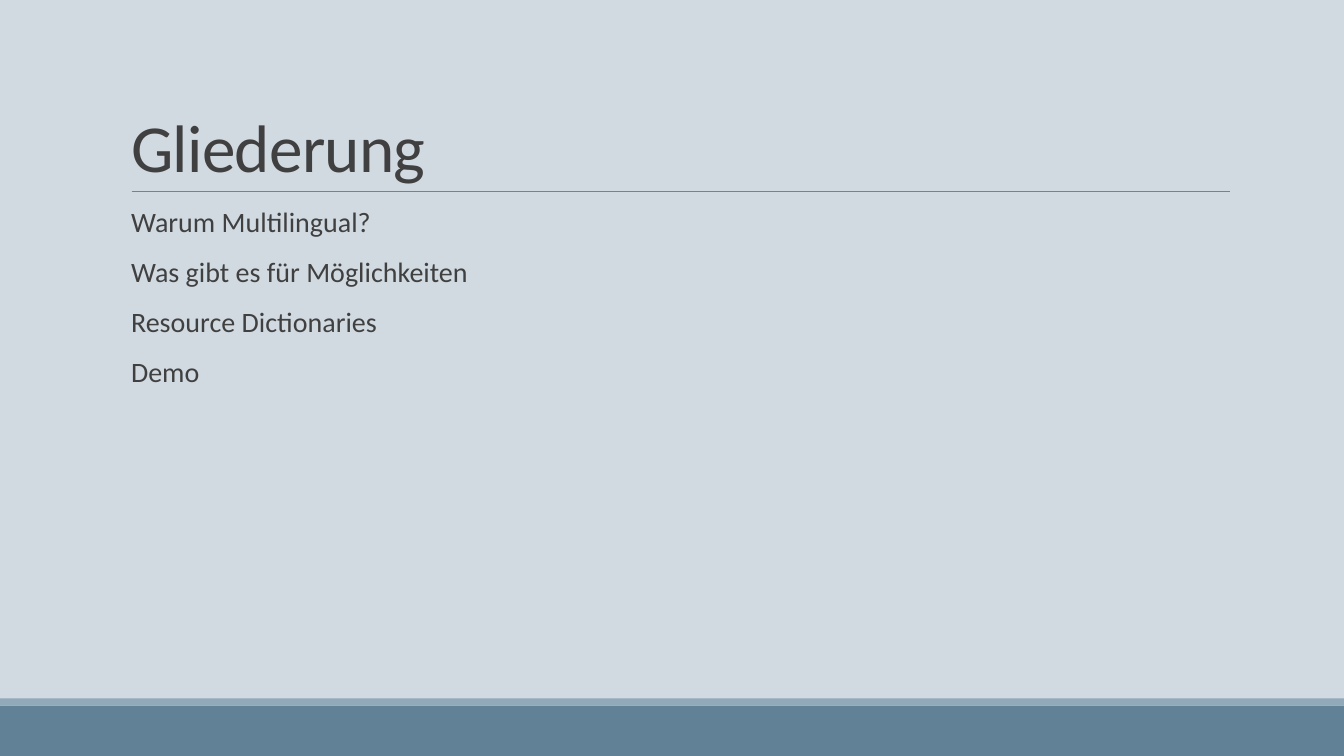
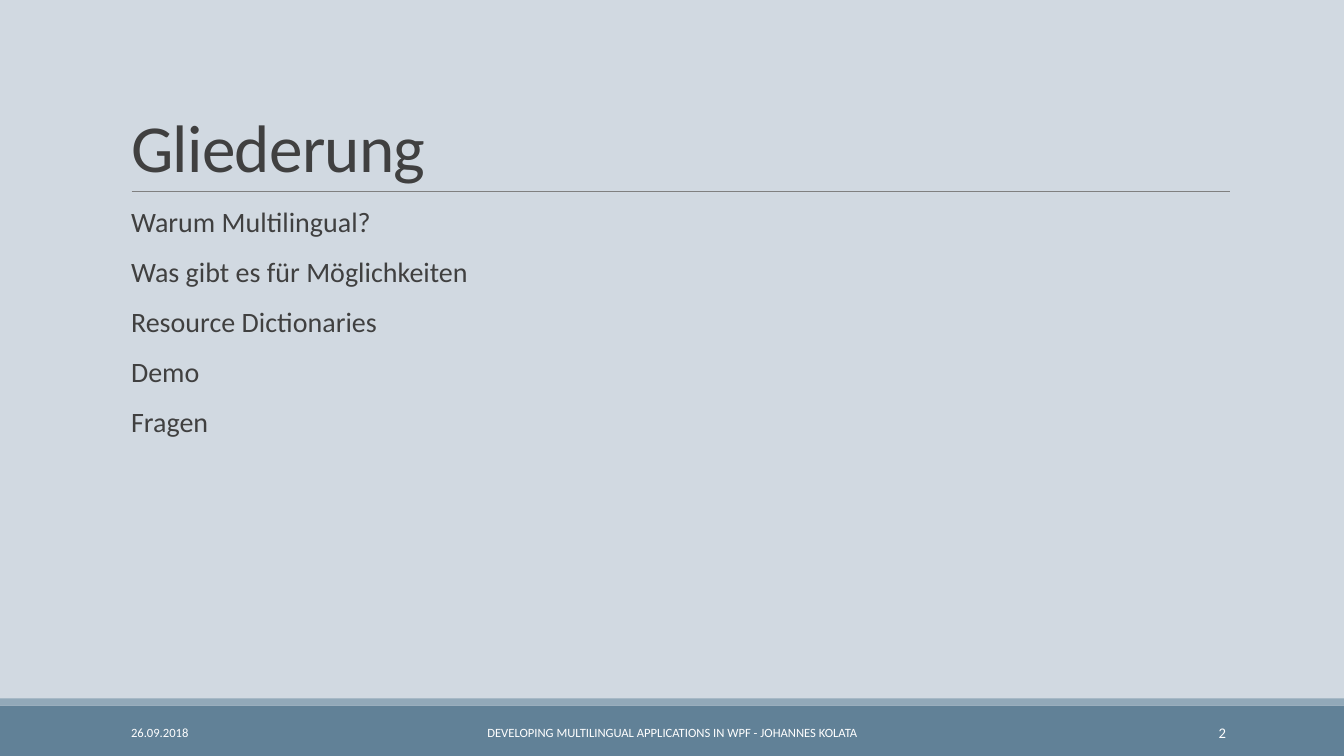
Before and after one commit to Wr4thon/C-Sharp_Usergroup, a slide deck: slide 2 of 20180926/Developing multilingual Applikations in WPF.pptx. Drawn at 1344x756 pixels with LibreOffice and Linux fonts; fonts in the diff are those of the drawing. Boxes give left, top, right and bottom in pixels: in the first picture for what was removed or moved away, otherwise in the second. Text is boxed around its words. In the diff, an @@ line names an element or a change of style, - is before the commit and + after.

```diff
--- a/20180926/Developing multilingual Applikations in WPF.pptx
+++ b/20180926/Developing multilingual Applikations in WPF.pptx
@@ text at <box>131,414,208,437</box>: paragraph added @@
+  Fragen
@@ text added at <box>131,728,188,737</box>, 9 pt, text #FFFFFF @@
+26.09.2018
@@ text added at <box>487,729,857,737</box>, 9 pt, text #FFFFFF @@
+DEVELOPING MULTILINGUAL APPLICATIONS IN WPF - JOHANNES KOLATA
@@ page number added at <box>1219,728,1226,738</box>, 10.5 pt, text #FFFFFF @@
+2
```
Also in this commit, not shown: 4 other slides changed, 4 slides added, 3 slides removed.
